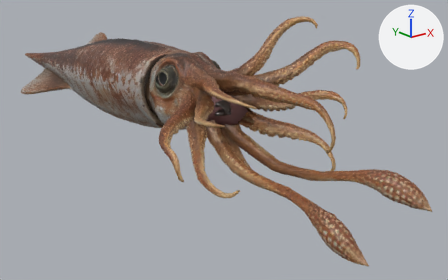
Two versions of the glTF model public/assets/triassic/creatures/phragmoteuthis.glb, one commit apart.
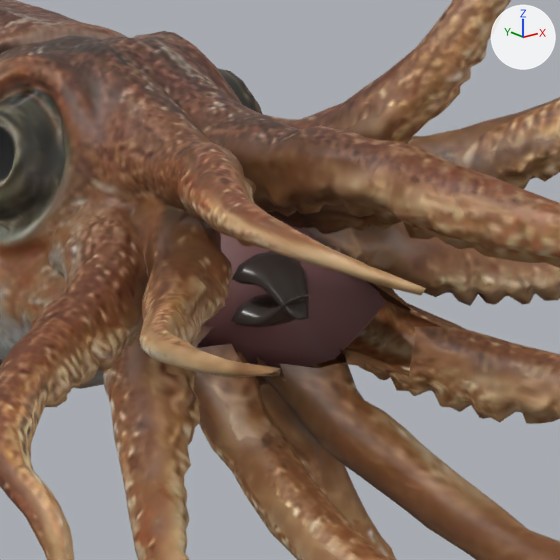
Each version is shown whole from a 50 mm camera at (-2.85, -4.28, 1.18) aimed at (0.31, -0.33, -0.39), then close up on the part from 37% to 64% of the width and 16% to 60% of the height. The lights are fixed; the arrows at upper right show +X, +Y and +Z. The last two pictures show the newer version. Vertices at exactly the same position are counted once.

In view in the first close-up: 'Phragmoteuthis authored body', 'Phragmoteuthis lower mandible', 'Phragmoteuthis oral lining', 'Phragmoteuthis upper mandible'.
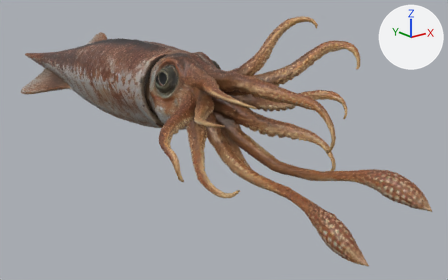
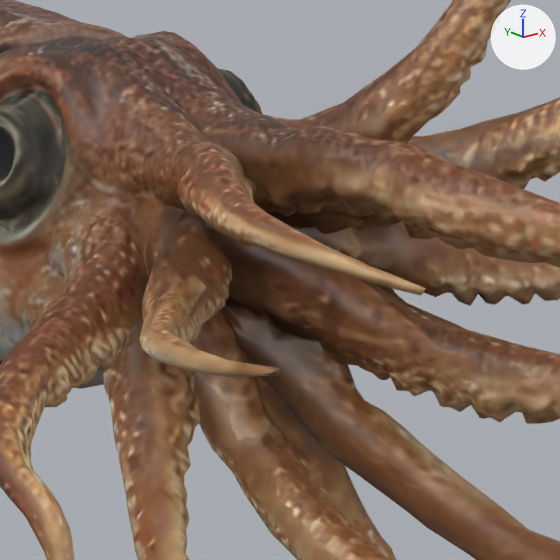
Scene script edits in JSON lines:
```json
{"block": "me_tripo_mesh_134d8b07_886d_48cd_81b0_47f10eb496c5", "where": "# used by ob_phragmoteuthis_authored_body; location = (0.0, 0.0, 0.0)"}
{"op": "remove", "block": "me_tripo_mesh_134d8b07_886d_48cd_81b0_47f10eb496c5", "code": "me_tripo_mesh_134d8b07_886d_48cd_81b0_47f10eb496c5.from_pydata(...)  # 9827 vertices, 19591 faces; spans x -0.76..0.67, y -2.37..2.63, z -0.58..0.7"}
{"op": "add", "block": "me_tripo_mesh_134d8b07_886d_48cd_81b0_47f10eb496c5", "code": "me_tripo_mesh_134d8b07_886d_48cd_81b0_47f10eb496c5.from_pydata(...)  # 9948 vertices, 19908 faces; spans x -0.76..0.67, y -2.37..2.63, z -0.58..0.7"}
{"block": "me_tripo_mesh_134d8b07_886d_48cd_81b0_47f10eb496c5", "change": "me_tripo_mesh_134d8b07_886d_48cd_81b0_47f10eb496c5 part 1"}
{"block": "me_tripo_mesh_134d8b07_886d_48cd_81b0_47f10eb496c5", "change": "115 vertices are added at x -0.1..0.1, y -0.93..-0.55, z -0.11..0.11"}
{"block": "me_tripo_mesh_134d8b07_886d_48cd_81b0_47f10eb496c5", "change": "6 new vertices lie (0.02, -0.04, -0.01) away from vertices in x -0.02..0.05, y -0.88..-0.59, z -0.07..-0.03"}
{"block": "me_tripo_mesh_134d8b07_886d_48cd_81b0_47f10eb496c5", "change": "317 new faces join them"}
{"op": "remove", "block": "ob_phragmoteuthis_lower_mandible", "code": ["ob_phragmoteuthis_lower_mandible = bpy.data.objects.new('Phragmoteuthis lower mandible', me_phragmoteuthis_lower_mandible)", "ob_phragmoteuthis_lower_mandible.location = (0.0, 0.0, 0.0)"]}
{"op": "remove", "block": "ob_phragmoteuthis_oral_lining", "code": ["ob_phragmoteuthis_oral_lining = bpy.data.objects.new('Phragmoteuthis oral lining', me_phragmoteuthis_oral_lining)", "ob_phragmoteuthis_oral_lining.location = (0.0, 0.0, 0.0)"]}
{"op": "remove", "block": "ob_phragmoteuthis_upper_mandible", "code": ["ob_phragmoteuthis_upper_mandible = bpy.data.objects.new('Phragmoteuthis upper mandible', me_phragmoteuthis_upper_mandible)", "ob_phragmoteuthis_upper_mandible.location = (0.0, 0.0, 0.0)"]}
```

What differs and where, as boxes [x1, y1, x2, y2] in the close-ups (560 x 560 px):
```json
{"object": "Phragmoteuthis oral lining", "change": "deleted", "before": [196, 221, 387, 372], "on screen": "brown"}
{"object": "Phragmoteuthis upper mandible", "change": "deleted", "before": [232, 251, 309, 320]}
{"object": "Phragmoteuthis lower mandible", "change": "deleted", "before": [231, 294, 310, 327]}
{"part": 1, "of": "me_tripo_mesh_134d8b07_886d_48cd_81b0_47f10eb496c5", "change": "added", "after": [195, 221, 441, 382], "on screen": "brown"}
```
